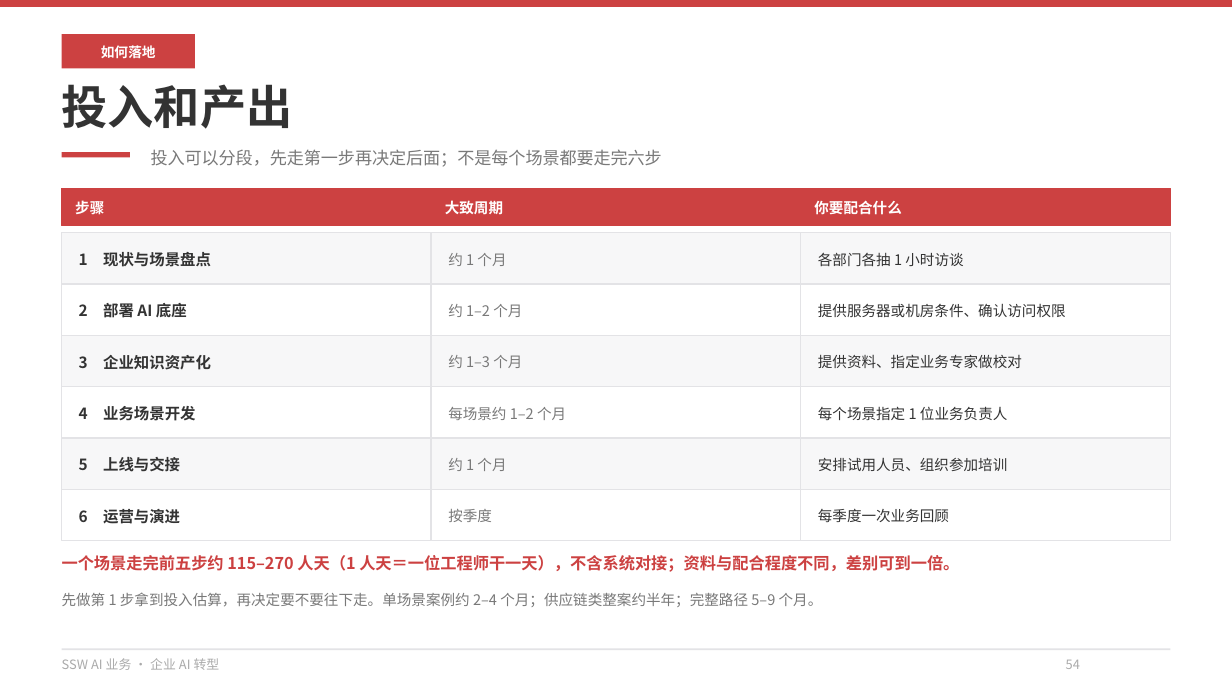
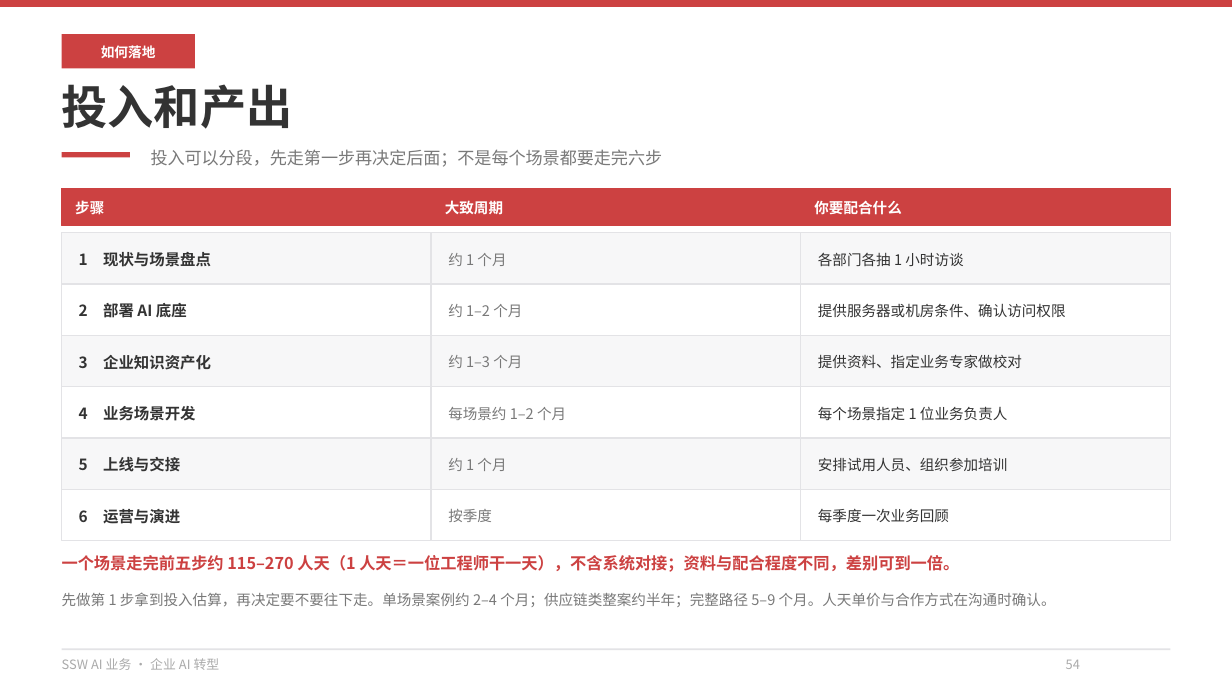
Before and after one commit to hveraus/ssw-business, a slide deck: slide 54 of SSW AI 业务_v2/SSW AI 业务_v3.pptx. Drawn at 1232x693 pixels with LibreOffice and Linux fonts; fonts in the diff are those of the drawing. Boxes give left, top, right and bottom in pixels: in the first picture for what was removed or moved away, otherwise in the second. Text is boxed around its words. In the diff, an @@ line names an element or a change of style, - is before the commit and + after.

Commit message:
P54：补一句人天单价口径——单价与合作方式在沟通时确认（金额不进 deck）

```diff
--- a/SSW AI 业务_v2/SSW AI 业务_v3.pptx
+++ b/SSW AI 业务_v2/SSW AI 业务_v3.pptx
@@ text at (62,592,1056,607): text changed @@
-先做第 1 步拿到投入估算，再决定要不要往下走。单场景案例约 2–4 个月；供应链类整案约半年；完整路径 5–9 个月。
+先做第 1 步拿到投入估算，再决定要不要往下走。单场景案例约 2–4 个月；供应链类整案约半年；完整路径 5–9 个月。人天单价与合作方式在沟通时确认。
```
Also in this commit, not shown: 1 other file.
